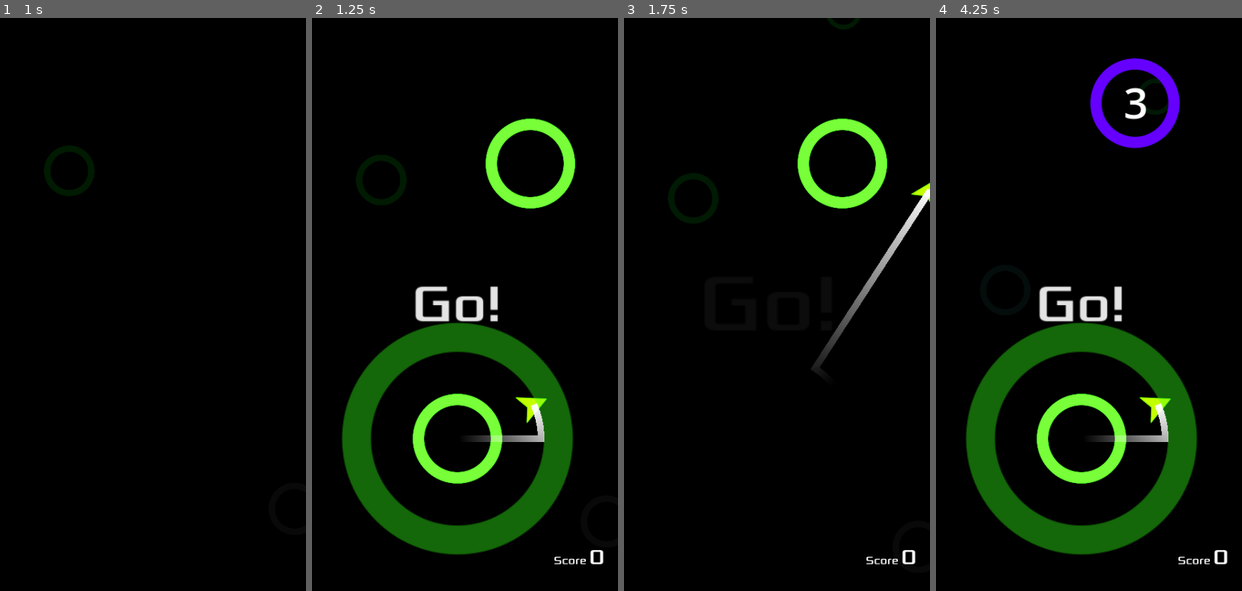
Above: before the commit, frames 1-4 (left to right).
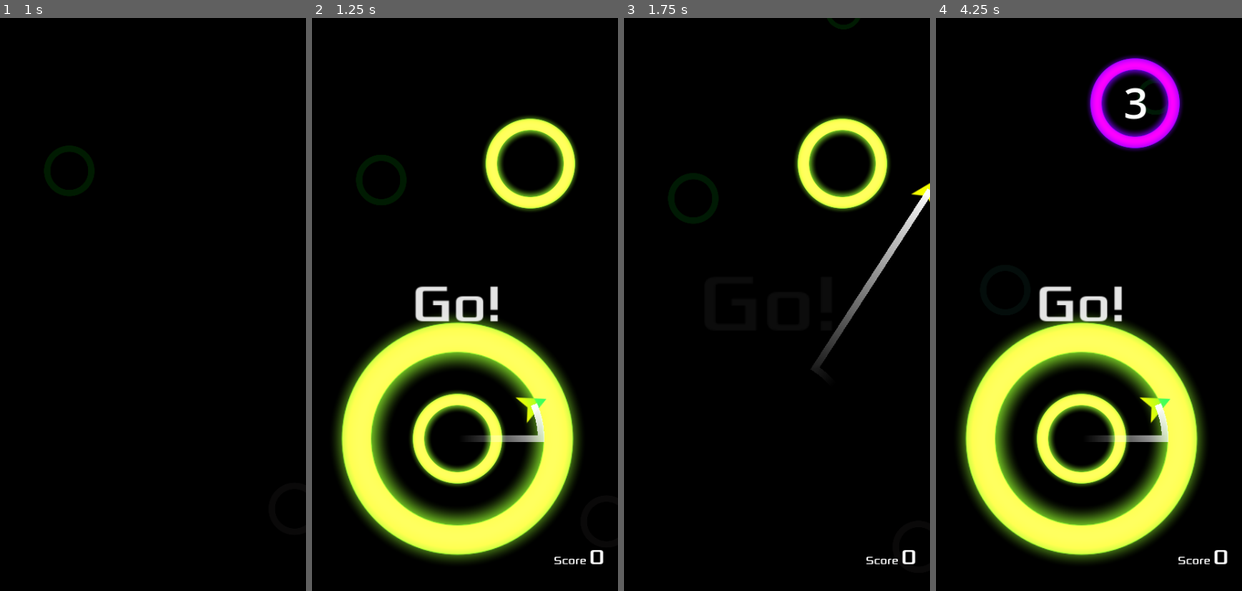
Above: after the commit, the same moments.

Repository: jrenato/circle_jump
Game: Godot game, scene res://Main/main.tscn
The game is run twice, just before and just after one commit, with the same random seed, the same clock (stepped at 60 frames per second) and the same inputs. Sound files missing from this copy of the repository are replaced by a short silence.
Inputs (mouse positions are in pixels of both pictures, inside the frame that each line leads up to):
- Up to frame 1 (1 s): click (85, 270) at 0.5 s
- Up to frame 2 (1.25 s): no input
- Up to frame 3 (1.75 s): tap Enter at 1.25 s; move the mouse to (841, 275) at 1.27 s; hold Right (ui_right) from 1.28 s (still down); hold Ctrl from 1.28 s (still down); click (841, 275) at 1.42 s
- Up to frame 4 (4.25 s): release Right (ui_right) at 2 s; release Ctrl at 2 s; drag from (1018, 333) to (1153, 161) at 2.02 s; move the mouse to (1113, 178) at 2.77 s; hold Right (ui_right) 2.78-3.5 s; tap Z at 2.85 s; click (1141, 270) at 3.5 s

Frame 1 is identical in both runs. In frame 2, 23% of the frame differs, in the area x 7-88%, y 17-95%; in frame 3, 2.8%; in frame 4, 23%, in the area x 7-88%, y 6-95%.

Commit message:
Updated glow effect

Diff:
--- a/Circle/circle.tscn
+++ b/Circle/circle.tscn
@@ -1,24 +1,24 @@
-[gd_scene load_steps=13 format=3 uid="uid://cj7a4lchc8gh8"]
+[gd_scene load_steps=14 format=3 uid="uid://cj7a4lchc8gh8"]
 
 [ext_resource type="Script" path="res://Circle/circle.gd" id="1_1qqjh"]
 [ext_resource type="Shader" path="res://Shaders/color.gdshader" id="1_g1c4m"]
 [ext_resource type="Texture2D" uid="uid://d2cyw3pwjae06" path="res://Assets/Images/circle_1.png" id="1_mknme"]
+[ext_resource type="Shader" path="res://Shaders/circle_glow.gdshader" id="2_61gxt"]
 [ext_resource type="Texture2D" uid="uid://bt7fwxlj42i5q" path="res://Assets/Images/circle_3.png" id="4_v6km0"]
 
 [sub_resource type="CircleShape2D" id="CircleShape2D_3iodi"]
 radius = 134.034
 
 [sub_resource type="ShaderMaterial" id="ShaderMaterial_ifdf6"]
-shader = ExtResource("1_g1c4m")
-shader_parameter/color = Color(0.00729171, 0, 0.910716, 1)
-shader_parameter/glow_color = Color(0.2, 0.6, 0.3, 1)
-shader_parameter/glow_power = 2.0
+shader = ExtResource("2_61gxt")
+shader_parameter/color = Color(0.101961, 1, 0, 1)
+shader_parameter/speed = 0.0
+shader_parameter/radius = 0.282
+shader_parameter/width = 0.135
 
 [sub_resource type="ShaderMaterial" id="ShaderMaterial_elmqu"]
 shader = ExtResource("1_g1c4m")
 shader_parameter/color = Color(0.00729171, 0, 0.910716, 1)
-shader_parameter/glow_color = Color(0.2, 0.6, 0.3, 1)
-shader_parameter/glow_power = 2.0
 
 [sub_resource type="Animation" id="Animation_0apxe"]
 length = 0.001
@@ -172,6 +172,7 @@
 
 [node name="Sprite2D" type="Sprite2D" parent="."]
 unique_name_in_owner = true
+modulate = Color(0, 0.597273, 0.597863, 1)
 material = SubResource("ShaderMaterial_ifdf6")
 texture = ExtResource("1_mknme")
 
--- /dev/null
+++ b/Shaders/circle_glow.gdshader
@@ -0,0 +1,16 @@
+shader_type canvas_item;
+
+uniform vec4 color : source_color;
+uniform float speed : hint_range(0, 20);
+uniform float radius : hint_range(0, 1);
+uniform float width : hint_range(0, 1);
+
+void fragment() {
+	vec2 center = vec2(0.5);
+	float time = TIME * speed;
+	float rad = radius - 0.005 * sin(time);
+	float thickness = width + 0.05 * cos(time);
+	float dist = distance(UV, center);
+	COLOR.rgb = color.rgb;
+	COLOR.a = texture(TEXTURE, UV).a + smoothstep(thickness/2.0, 0.0, abs(dist - rad));
+}
--- /dev/null
+++ b/Shaders/circle_pulse.gdshader
@@ -0,0 +1,19 @@
+shader_type canvas_item;
+
+uniform vec4 color : source_color;
+uniform float speed : hint_range(0, 20);
+uniform float ring_duration : hint_range(0, 50);
+uniform float brightness : hint_range(0, 2);
+uniform float fade : hint_range(0, 10);
+
+void fragment() {
+	vec2 center = vec2(0.5);
+	float l = distance(UV, center);
+	vec4 c = color;
+	vec4 nc = smoothstep(1.5, 6.5, fade * sin(l * ring_duration - speed * TIME) + brightness / l - vec4(0));
+	c.rgb = color.rgb + nc.rgb;
+	c.a = texture(TEXTURE, UV).a;
+	COLOR = c;
+
+
+}
--- a/Shaders/color.gdshader
+++ b/Shaders/color.gdshader
@@ -2,13 +2,6 @@
 
 uniform vec4 color : source_color;
 
-uniform vec3 glow_color: source_color = vec3(0.2, 0.6, 0.3);
-uniform float glow_power: hint_range(0.0, 8.0, 0.1) = 2.0;
-
-
 void fragment() {
-
-	//COLOR = vec4(color.rgb, COLOR.a);
-
-	COLOR = vec4(color.rgb, COLOR.a) * vec4(glow_color, 1.0) * glow_power;
+	COLOR = vec4(color.rgb, COLOR.a);
 }
